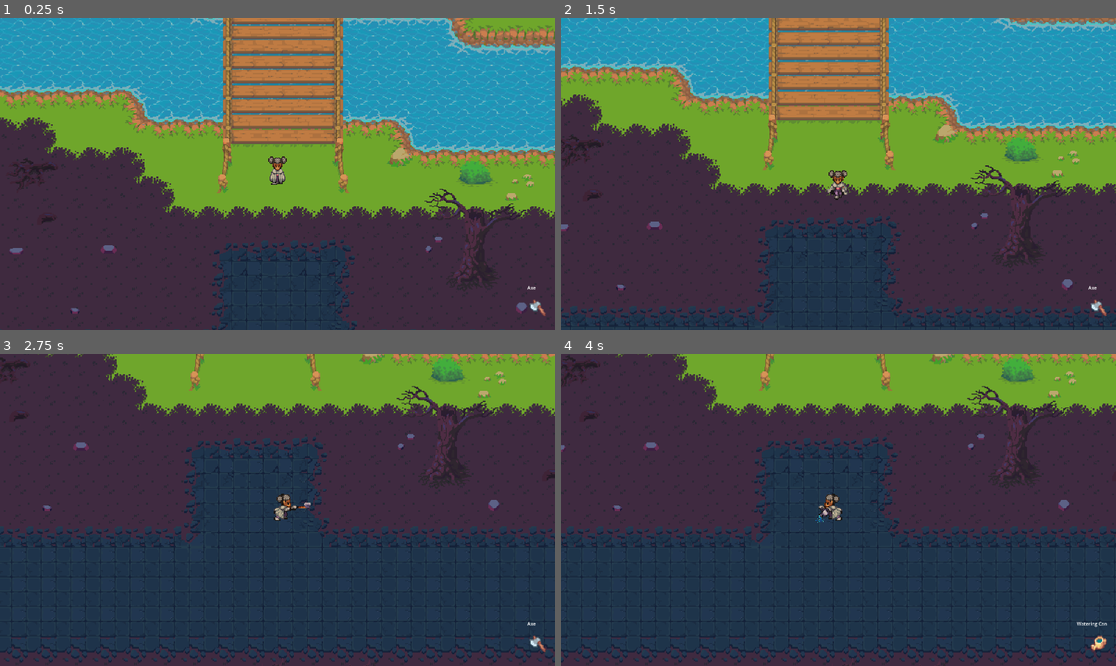
Above: before the commit, frames 1-4 (two rows, left to right).
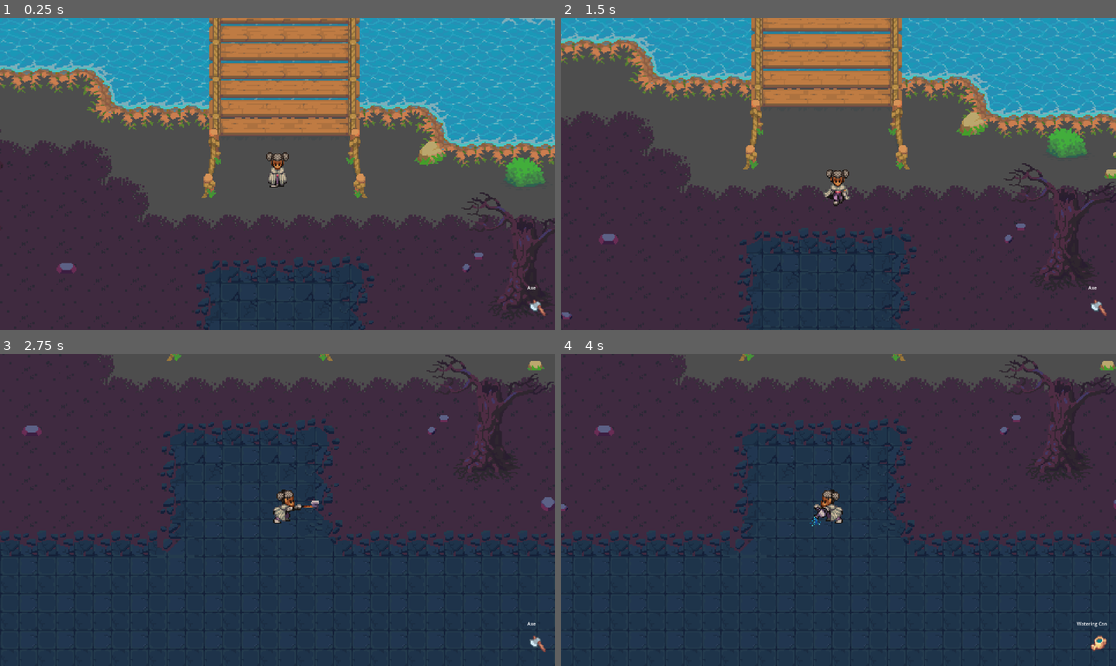
Above: after the commit, the same moments.

Repository: TheKangGaming/bloomblight
Game: Godot game, scene res://scenes/level/game.tscn
The game is run twice, just before and just after one commit, with the same random seed, the same clock (stepped at 60 frames per second) and the same inputs.
Inputs:
- Up to frame 1 (0.25 s): no input
- Up to frame 2 (1.5 s): hold D (right) 0.53-1.28 s; tap Space (action) at 0.6 s; hold S (down) from 1.28 s (still down); tap F (plant) at 1.35 s
- Up to frame 3 (2.75 s): release S (down) at 2.03 s; hold D (right) from 2.03 s (still down); tap Space (action) at 2.1 s
- Up to frame 4 (4 s): release D (right) at 2.78 s; hold E (tool_forward) 2.78-3.53 s; tap F (plant) at 2.85 s; hold A (left) from 3.53 s (still down); tap Space (action) at 3.6 s

The runs differ from the first frame. In frame 1, 42% of the frame differs, in the area x 0-100%, y 0-100%; in frame 2, 43%; in frame 3, 23%; in frame 4, 23%.
Error in both runs: Attempt to call function 'to_local' in base 'null instance' on a null instance. (res://scenes/level/game.gd:18)

Commit message:
Fixd Map

Diff:
--- a/scenes/player/player.tscn
+++ b/scenes/player/player.tscn
@@ -1783,7 +1783,6 @@
 parameters/OneShot/request = 0
 
 [node name="Camera2D" type="Camera2D" parent="." unique_id=376643448]
-zoom = Vector2(0.8, 0.8)
 process_callback = 0
 limit_left = 0
 limit_top = 0
Not shown, changed: scenes/level/Tilesets/Atlas-Props-sheet1.tsx
Not shown, added: scenes/level/Tilesets/Tileset - wall1.tsx
Binary file added: scenes/level/Tilesets/Tileset-Terrain-new grass - transparency.png
Not shown, added: scenes/level/Tilesets/Tileset-Terrain-new grass - transparency.png.import
Not shown, added: scenes/level/Tilesets/Tileset-Terrain-new grass - transparency.tsx
Binary file added: scenes/level/Tilesets/Tileset-Terrain-new grass.png
Not shown, added: scenes/level/Tilesets/Tileset-Terrain-new grass.png.import
Not shown, added: scenes/level/Tilesets/Tileset-Terrain-new grass.tsx
Not shown, changed: scenes/level/Tilesets/Tileset-Terrain.tsx
Not shown, changed: scenes/level/Tilesets/platform - grass(transparency) - coast - spritesheet.tsx
Binary file added: scenes/level/Tilesets/wall1.png
Not shown, added: scenes/level/Tilesets/wall1.png.import
(and 2 more such lines)
